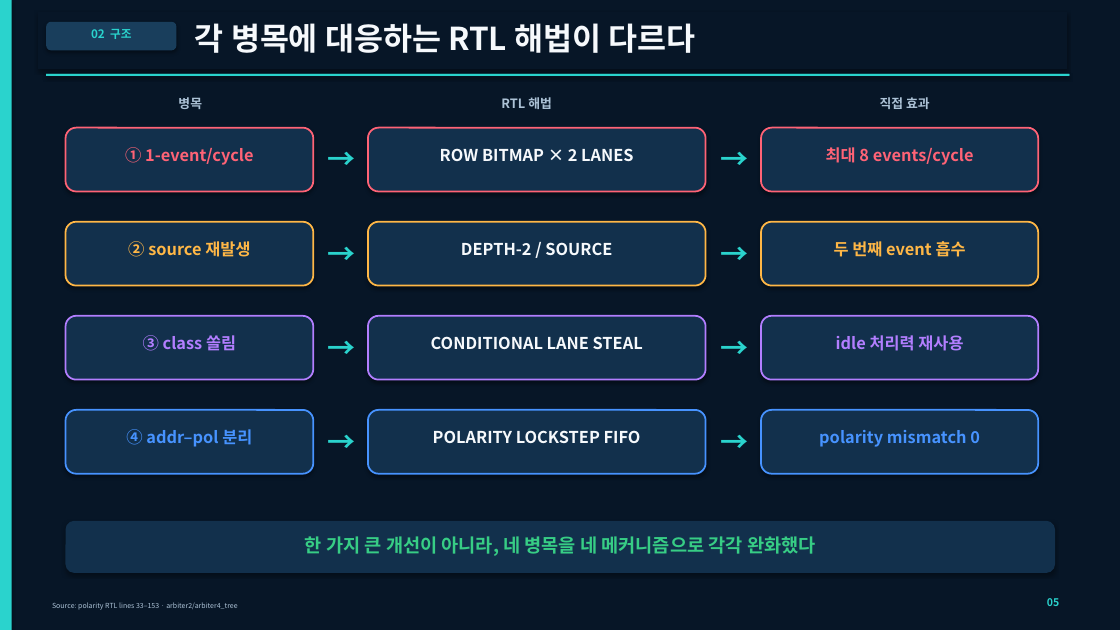
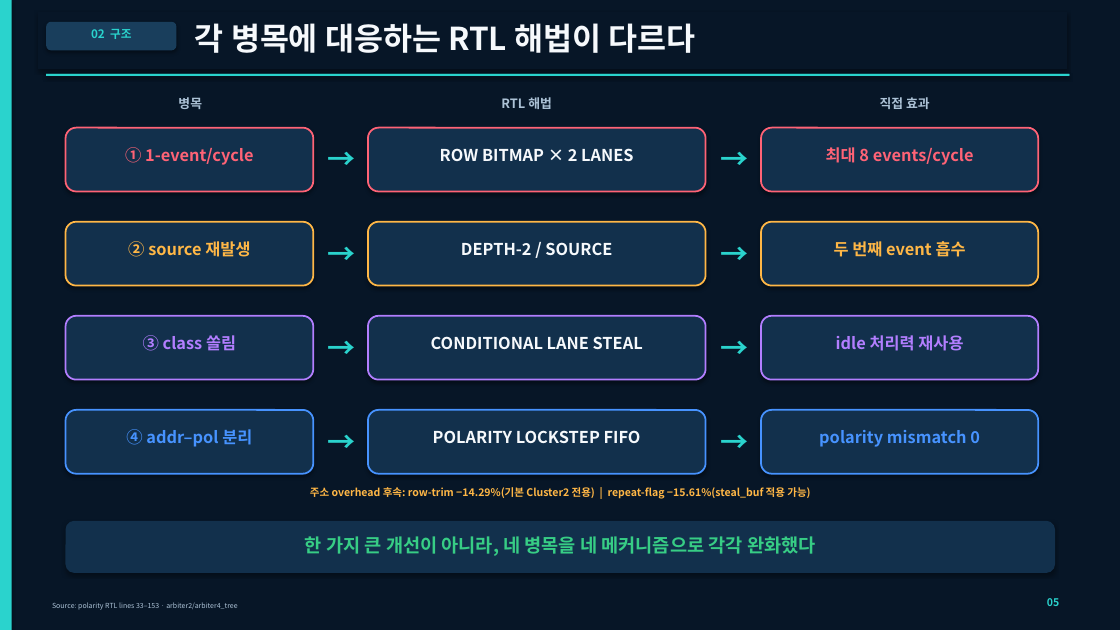
Before and after one commit to chickgoose/AI-semi, a slide deck: slide 5 of submission/cluster2_digital_first_round_20260828/presentation/cluster2_digital_first_round_20260828.pptx. Drawn at 1120x630 pixels with LibreOffice and Linux fonts; fonts in the diff are those of the drawing. Boxes give left, top, right and bottom in pixels: in the first picture for what was removed or moved away, otherwise in the second. Text is boxed around its words. In the diff, an @@ line names an element or a change of style, - is before the commit and + after.

```diff
--- a/submission/cluster2_digital_first_round_20260828/presentation/cluster2_digital_first_round_20260828.pptx
+++ b/submission/cluster2_digital_first_round_20260828/presentation/cluster2_digital_first_round_20260828.pptx
@@ text added at [310,487,810,499], 9 pt, text #FFB746, bold @@
+주소 overhead 후속: row-trim −14.29%(기본 Cluster2 전용) | repeat-flag −15.61%(steal_buf 적용 가능)
```
Also in this commit, not shown: 4 other slides changed, 8 other files.
